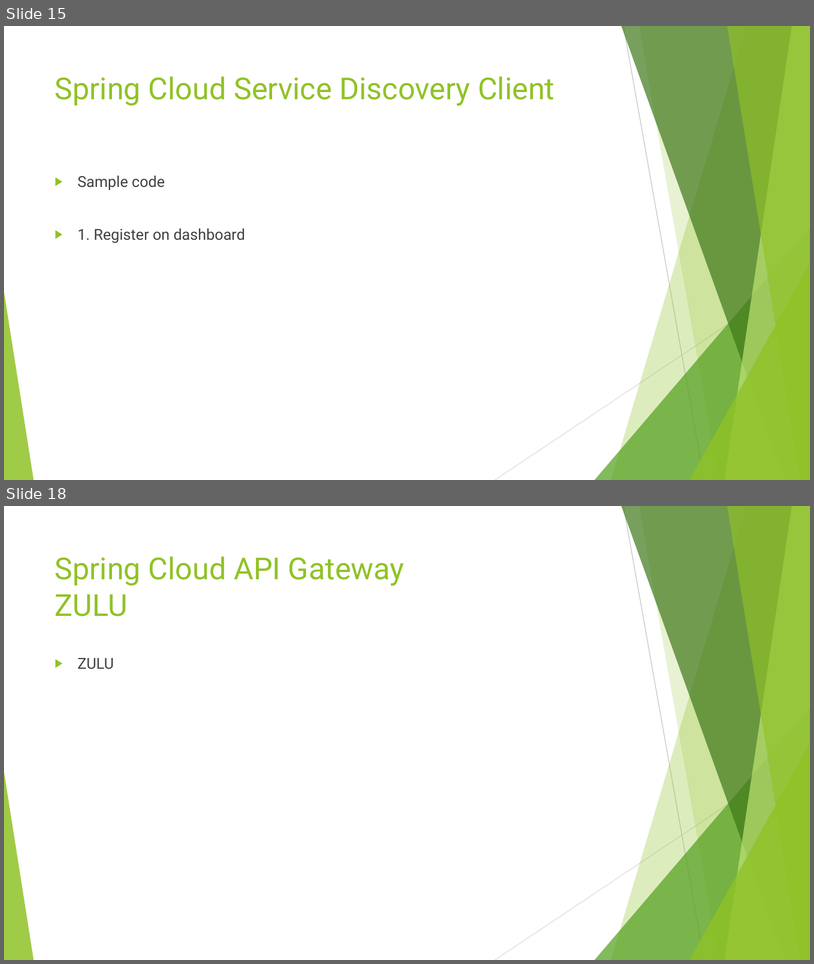
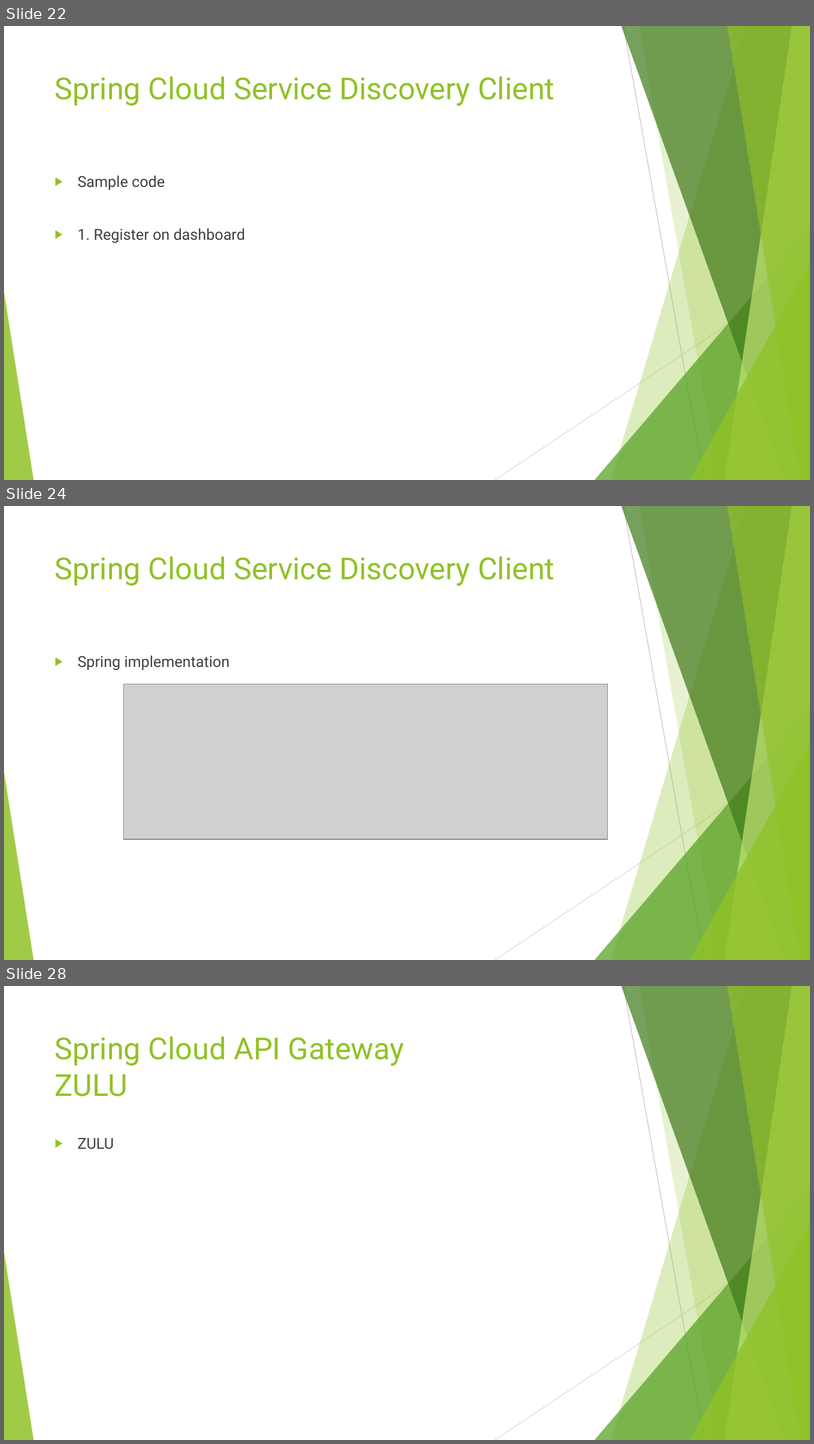
Before and after one commit to brrshh/configuration, a slide deck: Spring Cloud.pptx. Shown one above the other, each under a label of ours: slides 15 and 18 before the commit, slides 22, 24 and 28 after it; the slides between them are not shown. The pictures are 814x964 and 814x1444 pixels, drawn with LibreOffice and Linux fonts; fonts in the diff are those of the drawing; grey boxes stand for pictures. Boxes give left, top, right and bottom in pixels: in the first picture for what was removed or moved away, otherwise in the second. Text is boxed around its words. In the diff, an @@ line names an element or a change of style, - is before the commit and + after.

```diff
--- a/Spring Cloud.pptx
+++ b/Spring Cloud.pptx
@@ slide 24 added at box(4, 506, 810, 960), background #FFFFFF; not listed: 10 template elements that a slide beside it also shows @@
@@ title added at box(55, 556, 555, 586), 36 pt, text #90C226 @@
+Spring Cloud Service Discovery Client
@@ text added at box(78, 655, 230, 670), 18 pt, text #404040 @@
+▶ Spring implementation
@@ picture added at box(124, 684, 608, 839) @@
@@ what was slide 15 is now slide 22 @@
@@ what was slide 18 is now slide 28 @@
```
Also in this commit, not shown: 8 slides changed, 9 other slides added, 29 other files.
